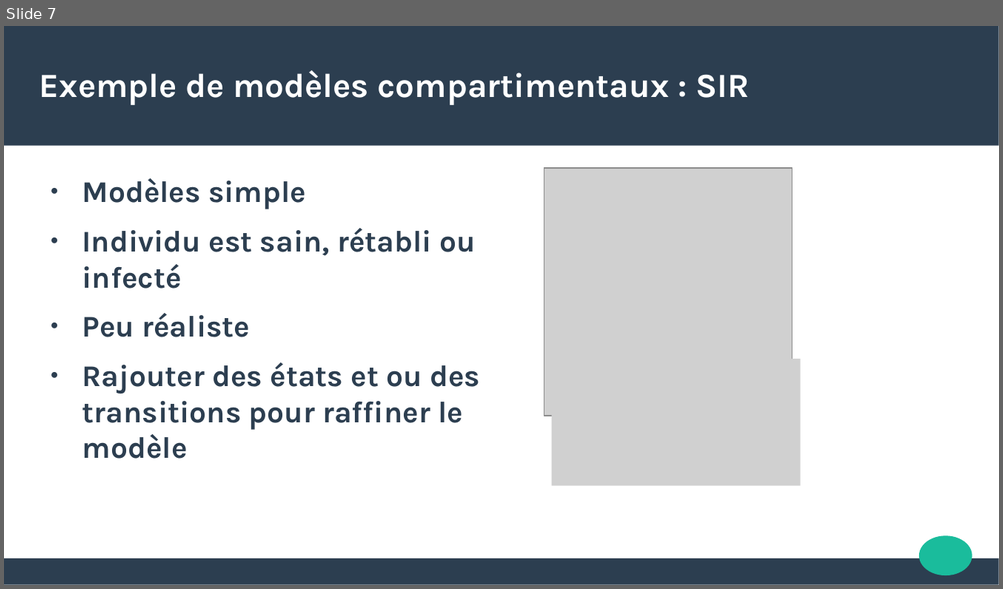
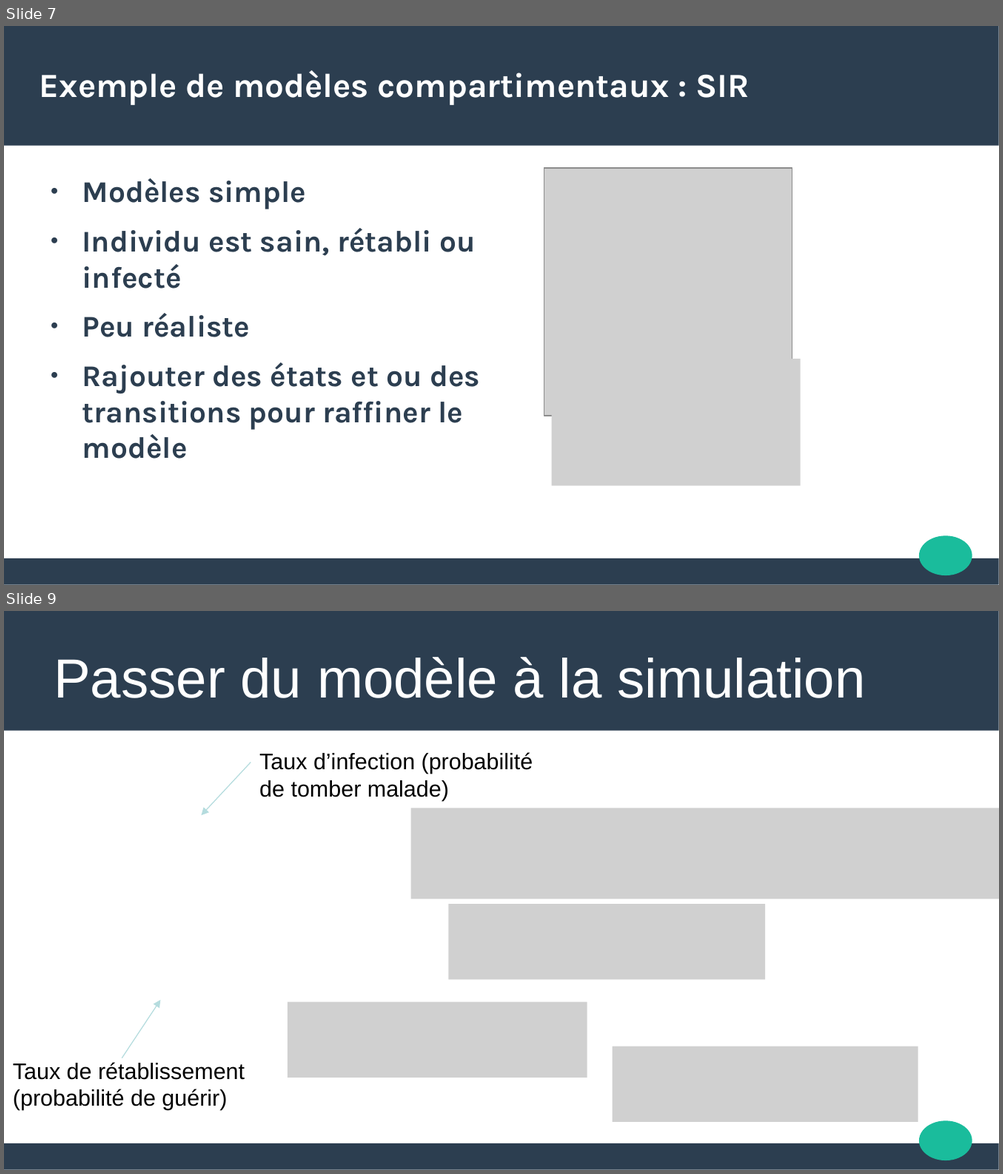
Before and after one commit to abedaton/epidemiology, a slide deck: toRendre/INFO-G1-presentation.pptx. Shown one above the other, each under a label of ours: slide 7 before the commit, slides 7 and 9 after it; the slides between them are not shown. The pictures are 1003x589 and 1003x1174 pixels, drawn with LibreOffice and Linux fonts; fonts in the diff are those of the drawing; grey boxes stand for pictures. Boxes give left, top, right and bottom in pixels: in the first picture for what was removed or moved away, otherwise in the second. Text is boxed around its words. In the diff, an @@ line names an element or a change of style, - is before the commit and + after.

```diff
--- a/toRendre/INFO-G1-presentation.pptx
+++ b/toRendre/INFO-G1-presentation.pptx
@@ slide 9 added at bbox=[4, 611, 999, 1170], background #FFFFFF; not listed: 3 template elements that a slide beside it also shows @@
@@ title added at bbox=[54, 657, 865, 698], 44 pt, text #FFFFFF @@
+Passer du modèle à la simulation
@@ arrow added from (250, 763) to (202, 816), #B6DCDF 0.75 pt @@
@@ text added at bbox=[259, 752, 533, 801], 18 pt, text #000000 @@
+Taux d’infection (probabilité de tomber malade)
@@ picture added at bbox=[411, 808, 999, 899] @@
@@ picture added at bbox=[449, 904, 765, 980] @@
@@ arrow added from (122, 1059) to (160, 1000), #B6DCDF 0.75 pt @@
@@ picture added at bbox=[287, 1002, 587, 1079] @@
@@ picture added at bbox=[612, 1047, 918, 1123] @@
@@ text added at bbox=[13, 1062, 244, 1111], 18 pt, text #000000 @@
+Taux de rétablissement (probabilité de guérir)
```
Also in this commit, not shown: 2 slides changed, 1 other slide added.
